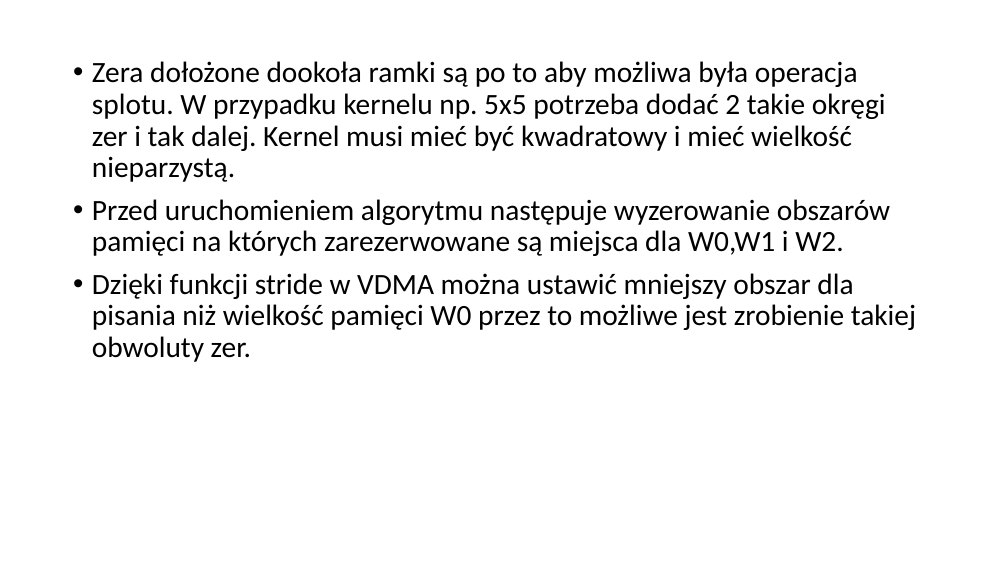
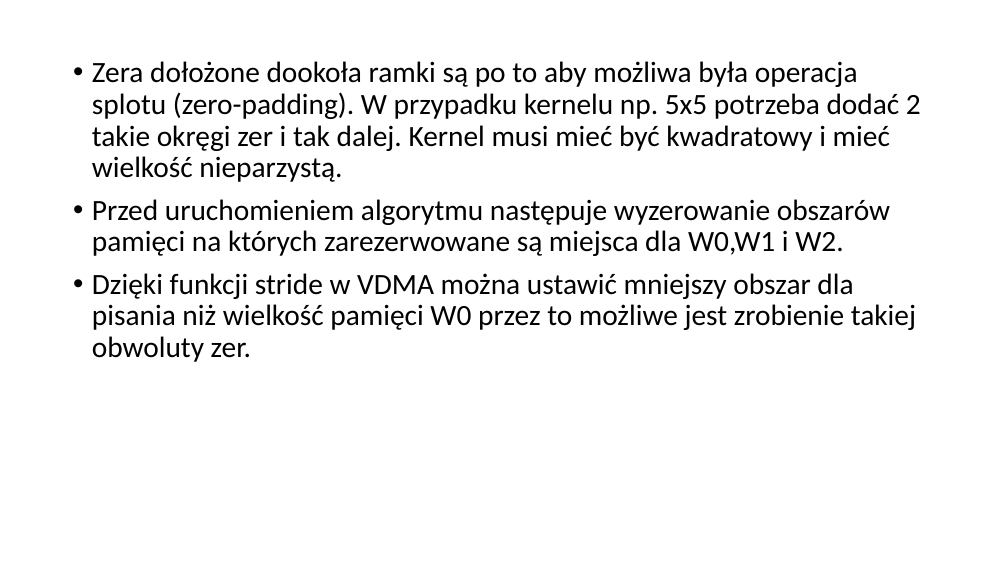
Before and after one commit to rfeiglewicz/SDWP_PROJECT, a slide deck: slide 13 of Prezentacja_splotowa_filtracja_obrazu.pptx. Drawn at 1008x567 pixels with LibreOffice and Linux fonts; fonts in the diff are those of the drawing. Boxes give left, top, right and bottom in pixels: in the first picture for what was removed or moved away, otherwise in the second. Text is boxed around its words. In the diff, an @@ line names an element or a change of style, - is before the commit and + after.

```diff
--- a/Prezentacja_splotowa_filtracja_obrazu.pptx
+++ b/Prezentacja_splotowa_filtracja_obrazu.pptx
@@ text at box(92, 61, 921, 182): text changed @@
-• Zera dołożone dookoła ramki są po to aby możliwa była operacja splotu. W przypadku kernelu np. 5x5 potrzeba dodać 2 takie okręgi zer i tak dalej. Kernel musi mieć być kwadratowy i mieć wielkość nieparzystą.
+• Zera dołożone dookoła ramki są po to aby możliwa była operacja splotu (zero-padding). W przypadku kernelu np. 5x5 potrzeba dodać 2 takie okręgi zer i tak dalej. Kernel musi mieć być kwadratowy i mieć wielkość nieparzystą.
```
Also in this commit, not shown: 2 other slides changed.
